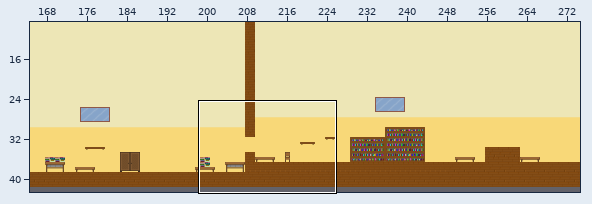
Two states of a Tiled map, assets/levels/school.tmx. Above, an overview of the earlier version with the close-up marked.
Close-up. Before the commit:
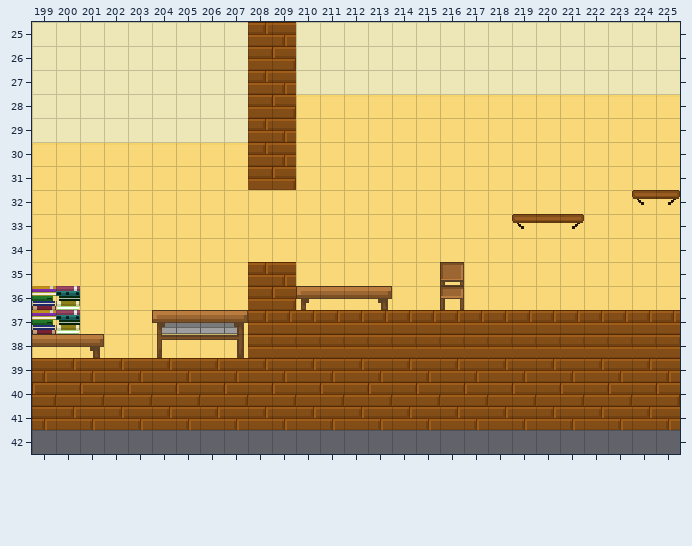
Cells are 16x16 px. Shown: x 199..225, y 25..42. The commit also changed other parts of the map, which this record leaves out. The old version is drawn lined up with the new one.
After the commit:
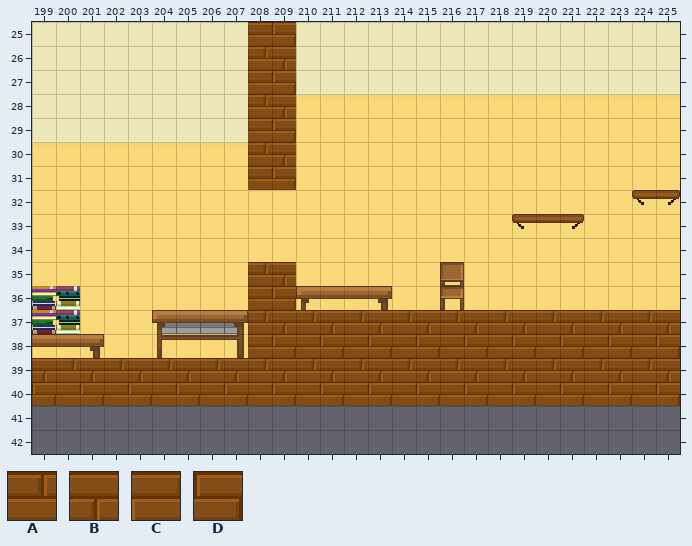
Key: from "tiles": A 98, B 99, C 142, D 143.
_ is an empty cell, . an unchanged one.
Changes in this commit:
map size 575x42 -> 575x50 cells
--- layer "middleground"
@@ x 208..209 @@
-25 AB
-26 CD
-27 AB
-28 CD
-29 AB
+25 CD
+26 AB
+27 CD
+28 AB
+29 CD
@@ x 209..225 @@
-37 A.A.A.A.A.A.A.A.A
-38 C.C.C.C.C.C.C.C.C
+37 B.B.B.B.B.B.B.B.B
+38 D.D.D.D.D.D.D.D.D
@@ x 199..225 @@
-41 BABABABABABABABABABABABABAB
+41 ___________________________
